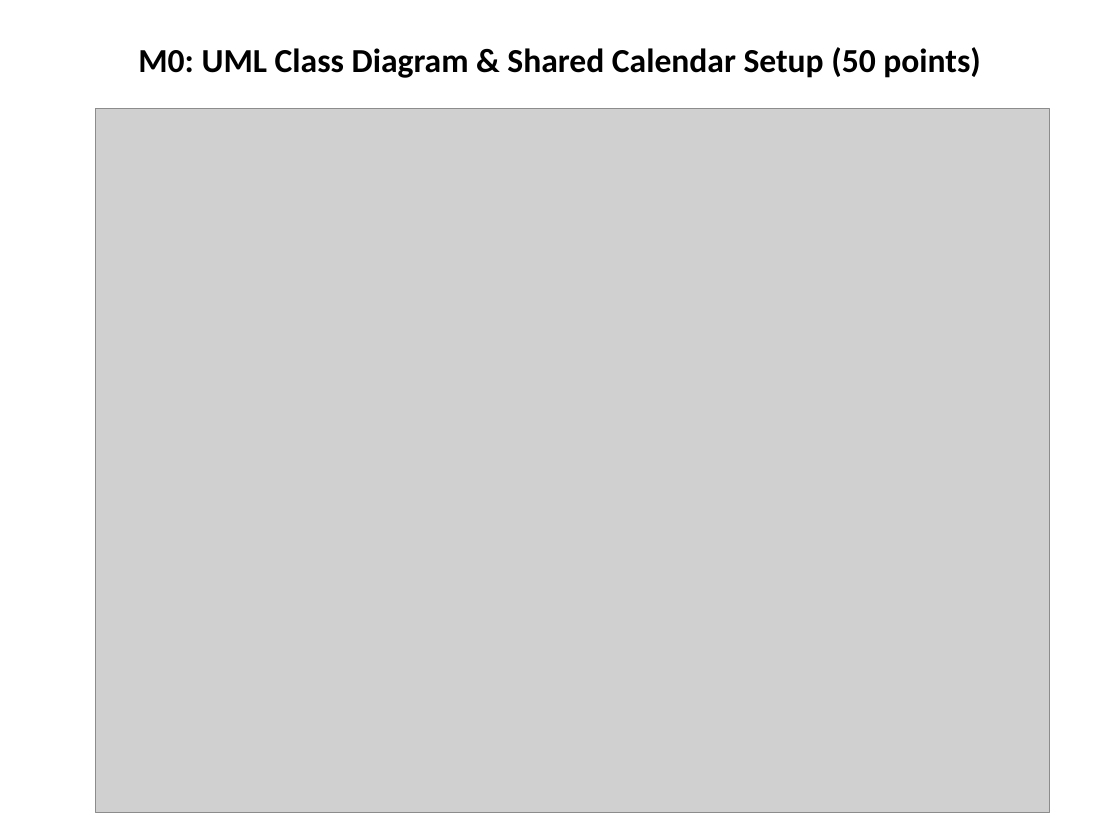
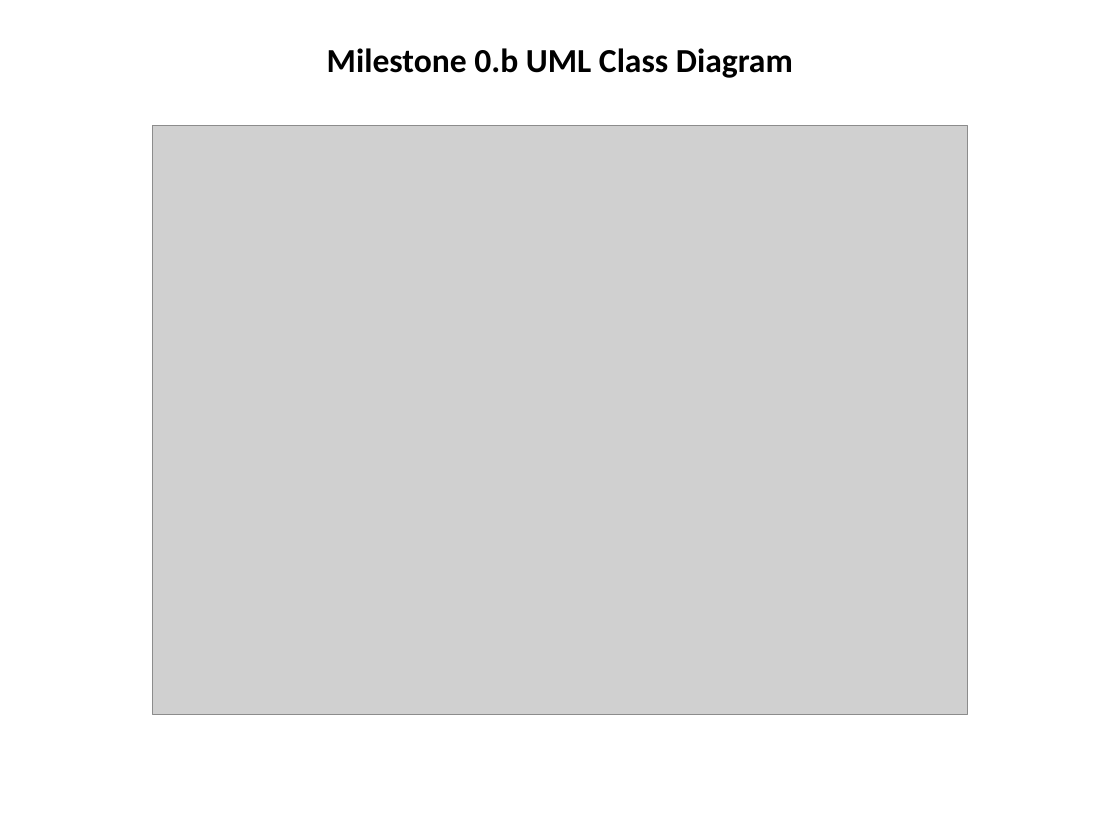
Before and after one commit to RHIT-CSSE/csse220, a slide deck: slide 3 of ClassMaterials/EventBasedGameLoop/Slides/Part3-MilestonesM0andM1.pptx. Drawn at 1120x840 pixels with LibreOffice and Linux fonts; fonts in the diff are those of the drawing; grey boxes stand for pictures. Boxes give left, top, right and bottom in pixels: in the first picture for what was removed or moved away, otherwise in the second. Text is boxed around its words. In the diff, an @@ line names an element or a change of style, - is before the commit and + after.

```diff
--- a/ClassMaterials/EventBasedGameLoop/Slides/Part3-MilestonesM0andM1.pptx
+++ b/ClassMaterials/EventBasedGameLoop/Slides/Part3-MilestonesM0andM1.pptx
@@ title at (327,48,793,78): text changed @@
-M0: UML Class Diagram & Shared Calendar Setup (50 points)
+Milestone 0.b UML Class Diagram
@@ picture: place and size @@
-picture at (96,109,1049,812)
+picture at (152,125,967,715)
```
Also in this commit, not shown: 2 other slides changed, 5 other files.
